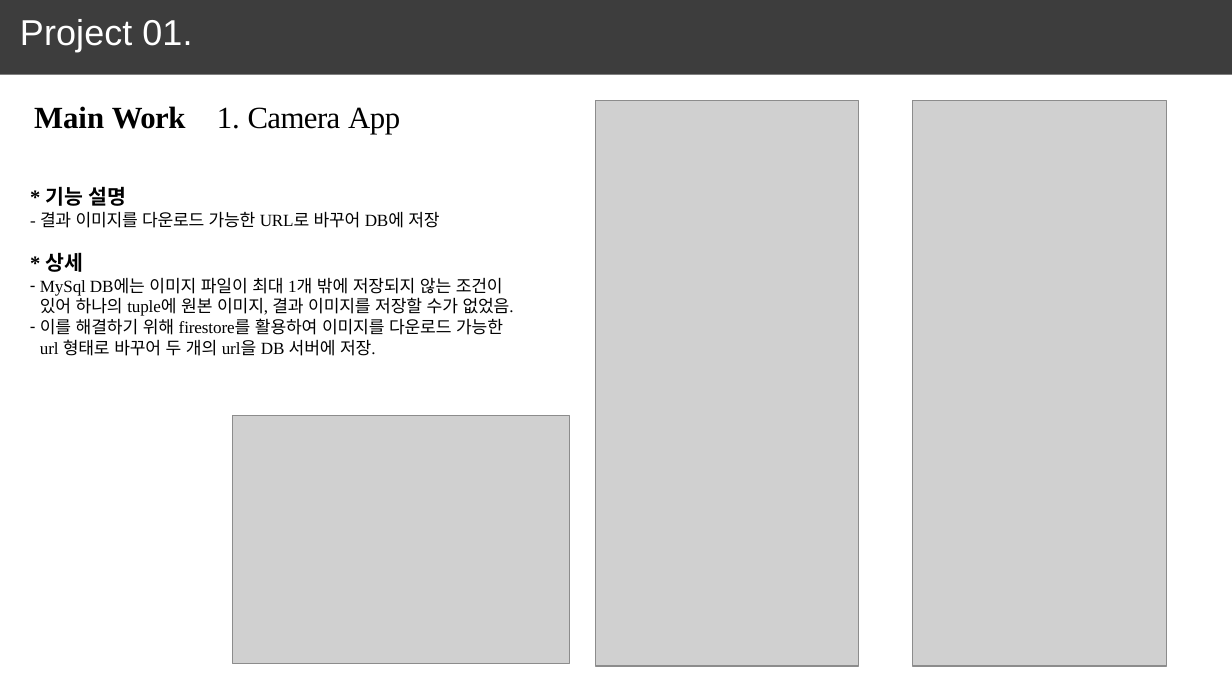
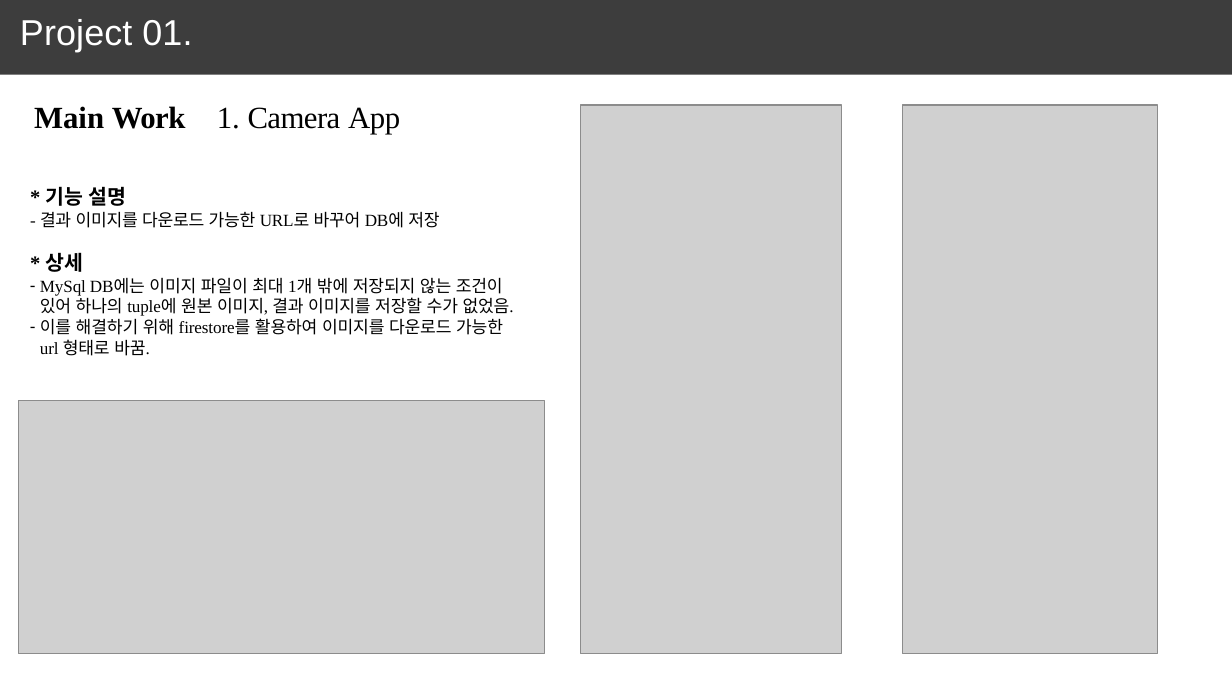
Before and after one commit to June222/June222.github.io, a slide deck: slide 7 of porfolio_kangjunwoo-010-5495-4551.pptx. Drawn at 1232x694 pixels with LibreOffice and Linux fonts; fonts in the diff are those of the drawing; grey boxes stand for pictures. Boxes give left, top, right and bottom in pixels: in the first picture for what was removed or moved away, otherwise in the second. Text is boxed around its words. In the diff, an @@ line names an element or a change of style, - is before the commit and + after.

Commit message:
add: 흐름도 추가 및 위치 수정
기존에 있던 코드 대신 데이터의 흐름을 파악할 수 있게 관계도를 추가함.
마지막 순서에 있떤 Spring Boot를 APP 개발 앞으로 위치를 변경해
파악하기쉽게 만듬

```diff
--- a/porfolio_kangjunwoo-010-5495-4551.pptx
+++ b/porfolio_kangjunwoo-010-5495-4551.pptx
@@ picture added at (580,105,841,653) @@
@@ picture: place and size @@
-picture at (595,101,857,667)
+picture at (902,105,1157,653)
@@ picture removed at (913,101,1168,667) @@
@@ text at (40,318,503,356): text changed @@
-– 이를 해결하기 위해 firestore를 활용하여 이미지를 다운로드 가능한 url 형태로 바꾸어 두 개의 url을 DB 서버에 저장.
+– 이를 해결하기 위해 firestore를 활용하여 이미지를 다운로드 가능한 url 형태로 바꿈.
@@ picture: place and size @@
-picture at (233,415,570,663)
+picture at (18,400,545,654)
```
Also in this commit, not shown: 2 slides added, 2 slides removed.
